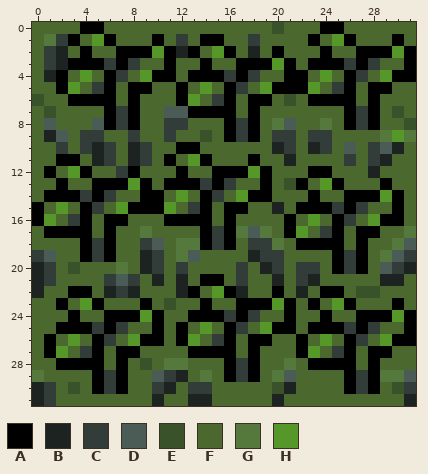
Edited in one commit: pixel-art file (Assets/Sprites/Unknown Crop.aseprite). This is how it looked before the edit.
32x32 pixels, 1 frame.
Palette (. is transparent): A #000000  B #1d2321  C #323c39  D #4b5b56  E #395229  F #4b692f  G #55793d  H #559728
Pixels before, first column x 0:
 0 FFFFAAFFFFFFFFFFFFFFEFFFAAFFFFFF
 1 FGCAFHAFFFAFCFAAFFCFFFFAFHAFFFAF
 2 FCBFAFFAAAHABAFHAFBFAFFFAFFAAAHA
 3 FCBAAACACFFAFFAFFAAAHAFAAACACFFA
 4 FBAFHFACFHAAFAAACACFFAAFHFACFHAA
 5 FFAHFCAFAAFFAFHFACFHAAAHFCAFAAFF
 6 EFFAAAAFAFFFAHFCAFAAFEFAAAAFAFFF
 7 FEFFFFACAFFDDAAAAFAFFFFFFFACAFEF
 8 FDFFFDACAFFCCFFFACAFGDFFGFACAFFE
 9 FBDFCCFFCFFCFFEFACAFCCFCCFFFFGHG
10 FFCFCBCFBCFFAAFFFFFFBCFBCFDFCDBF
11 FFAAFBCFBCFAFHAFFFAFFBFFFFCFCBFF
12 FAFHAFFCAFFFAFFAAAHAFFFAAFFFBFFF
13 FFAFFAAAHAFAAACACFFAFEAFHAFFFAFF
14 FAAACACFFAAFHFACFHAAFFFAFFAAAHAF
15 AFHFACFHAAAHFCAFAAFFBFAAACACFFAF
16 AHFCAFAAFFFAAAAFAFFFFAFHFACFHAAF
17 FAAAAFAFFGFFFFACAGDGFAHFCAFAAFFG
18 FFFFACAFFCDFGGACAFCCGFAAAAFAFFGD
19 CDFFACAFFBCFGDFFFFBCCFFFFACAFGDC
20 BCFEFFFGFBCFCFFFFCFBCFCCFACAFDCB
21 BCFFFFCDCFBFBFAAFCFFBFCBFFFFFBBF
22 BFFAAFBCBFFFBAFHABFFAFBFAAFEEFFF
23 FFAFHAFFFAFEFFAFFAAAHAFAFHAFFFAF
24 FFFAFFAAAHAFFAAACACFFAFFAFFAAAHA
25 FFAAACACFFAFAFHFACFHAAFAAACACFFA
26 FAFHFACFHAAFAHFCAFAAFFAFHFACFHAA
27 FAHFCAFAAFFFFAAAAFAFFFAHFCAFAAFF
28 FFAAAAFAFEFGGFFFACAFFGFAAAAFAFFF
29 GFFFFACAFFDCBFGFACAFGDFFFFACAGGD
30 BCFEFACAFFCBFCCFFFFFEBFFFFACAFEC
31 BCFFFFFFFFBFFBBFFFFFBFFFFFFFFFFB
And afterwards:
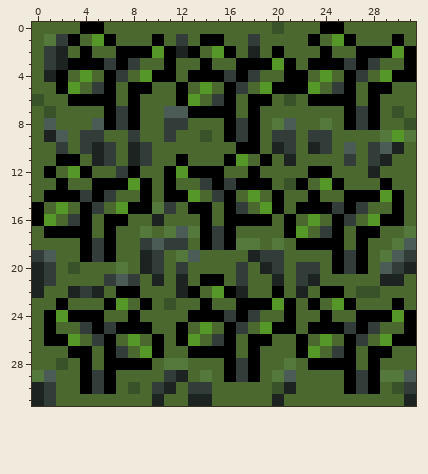
The edit:
y 10: x 12..13 AA -> FF; x 17..18 FF -> AA
y 11: x 11..14 AFHA -> FAFF; x 16..19 FFAF -> AHFA
y 12: x 11..14 FAFF -> AHAA; x 16..19 AAHA -> FFAF
y 13: x 12..13 AA -> FF; x 17..18 FF -> AA
y 14: x 10..14 AFHFA -> FAAHF; x 16..20 FHAAF -> AFHFA
y 15: x 10..11 AH -> GC; x 13 C -> A; x 17 A -> C; x 19..20 FB -> HA
y 16: x 10..13 FAAA -> BFFF; x 17..19 FFF -> AAA
y 17: x 11..13 FFF -> GDG; x 17..19 GDG -> FFF
y 18: x 11..13 FGG -> CCF; x 17..19 FCC -> GGF
y 22: x 3..8 AAFBCB -> BCBFAA
y 23: x 4..7 HAFF -> FFAH
y 24: x 1..2 FF -> AH; x 4..7 FFAA -> AAFF; x 9..10 HA -> FF
y 25: x 1..10 FAAACACFFA -> AFFCACAAAF
y 26: x 2 F -> A; x 5..6 AC -> CA; x 9 A -> F
y 27: x 1..10 AHFCAFAAFF -> FFAAFACFHA
y 28: x 2..3 AA -> EF; x 5..6 AF -> FA; x 8..9 FE -> AA
y 29: x 1 F -> D; x 4..7 FACA -> ACAF; x 10 D -> F
y 30: x 3..8 EFACAF -> FACAFE
Where, in picture pixels (left, top, right, bottom), the same in both pictures:
changed: (44, 142, 284, 394)
